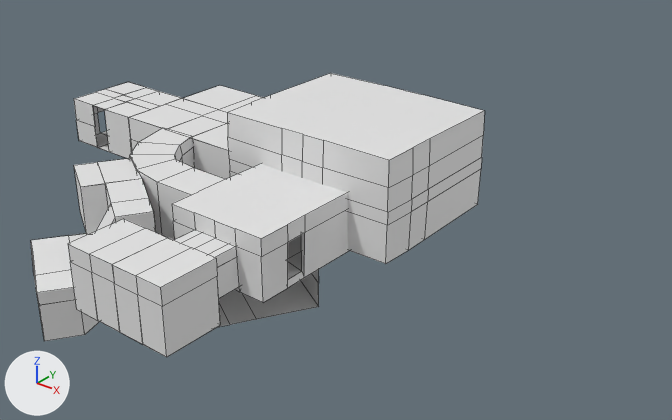
What one commit did to the Blender file RAW Art/dungeon.blend.
One viewpoint serves both versions: a camera (50 mm lens) standing at (39.1, -40.6, 30.6) and looking at (1.7, 6.2, 1.6). The lights are fixed; the arrows at lower left show +X, +Y and +Z. The first picture is the older version. Mesh edges are drawn as thin lines.

Before the edit, the objects in view are built like this:
```python
ob_airlock = bpy.data.objects.new('airlock', me_plane_005)
ob_airlock.location = (0.0, 0.0, 0.0)
ob_basement_stairs = bpy.data.objects.new('basement stairs', me_plane_008)
ob_basement_stairs.location = (0.0, 0.0, 0.0)
ob_dining_area = bpy.data.objects.new('dining area', me_plane_010)
ob_dining_area.location = (0.0, 0.0, 0.0)
ob_easthallway = bpy.data.objects.new('easthallway', me_plane_009)
ob_easthallway.location = (0.0, 0.0, 0.0)
ob_entrance = bpy.data.objects.new('entrance', me_plane_003)
ob_entrance.location = (0.0, 0.0, 0.0)
ob_kitchen = bpy.data.objects.new('kitchen', me_plane_011)
ob_kitchen.location = (-12.79, 0.0, 0.0)
ob_laboratory = bpy.data.objects.new('laboratory', me_plane_012)
ob_laboratory.location = (5.71, -7.88, -4.86)
ob_mess_hall = bpy.data.objects.new('mess hall', me_plane_007)
ob_mess_hall.location = (0.0, 0.0, 0.0)
# also in view: 'delivery truck' at (0.0, -10.0, 2.3)
```
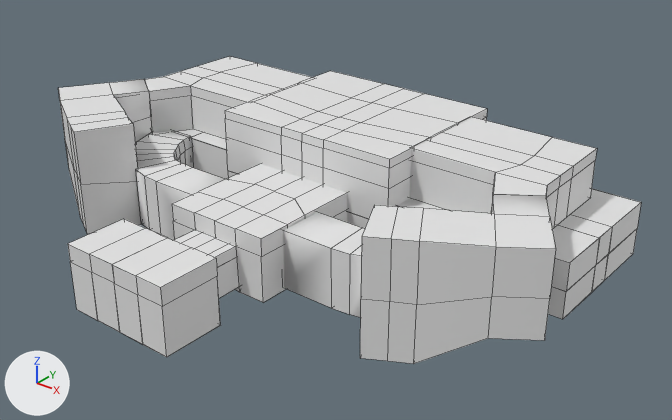
Boxes [x1, y1, x2, y2] around the edits, measured in the pictures (672 x 420 px; the box of a moved part takes in the faces that stretch with it):
'staircase', added: after [58, 79, 555, 364]
'mess hall', reshaped, modifiers changed: before [227, 73, 484, 264]; after [225, 71, 487, 228]
'toprooms', added: after [145, 56, 597, 229]
'entrance', reshaped: before [172, 164, 349, 302]; after [172, 164, 347, 302]
'dining area', modifiers changed: before [128, 85, 264, 179]; after [151, 129, 641, 319]
'easthallway', reshaped, modifiers changed: before [130, 128, 226, 240]; after [135, 131, 365, 318]
'basement stairs', deleted: before [31, 158, 156, 341]
'kitchen', deleted: before [74, 82, 182, 159]
'laboratory', deleted: before [218, 270, 319, 327]
part 1 of me_plane_003, reshaped: before [172, 164, 348, 239]; after [172, 164, 347, 239]
part 2 of me_plane_007, moved or reshaped: before [227, 73, 484, 264]; after [225, 71, 487, 219]
part 3 of me_plane_009, moved or reshaped: before [130, 128, 226, 240]; after [135, 131, 365, 318]

The change, as a list of edits to the scene's bpy script:
```text
Change me_plane_003:
    remove me_plane_003.from_pydata(...)  # 51 vertices, 37 faces; spans x -3.67..3.67, y -3.67..4.89, z 0.0..3.92
    add me_plane_003.from_pydata(...)  # 57 vertices, 48 faces; spans x -3.67..3.67, y -3.67..4.89, z 0.0..3.92
    me_plane_003 part 1
    1 face is deleted
    6 vertices are added at (0.0, -1.43, 3.92), (-1.83, -1.43, 3.92), (1.83, -1.43, 3.92), (0.0, 1.66, 3.92), (-1.83, 1.66, 3.92), (1.83, 1.66, 3.92)
    12 new faces join them
Change me_plane_007:
    remove me_plane_007.from_pydata(...)  # 95 vertices, 76 faces; spans x -7.05..7.05, y 4.91..16.53, z -0.04..7.24
    add me_plane_007.from_pydata(...)  # 78 vertices, 58 faces; spans x -7.05..0.0, y 4.91..16.53, z -0.04..7.24
    me_plane_007 part 2
    41 vertices are removed from x -7.05..7.05, y 4.91..16.53, z -0.04..7.24
    56 faces are deleted
    6 vertices in x -7.05..-1.89, y 4.91..16.53, z 3.74 move by (0.0, 0.0, -0.91)
    1 vertex moves from x 1.83, y 4.91, z 7.24 to x 0.0, y 6.73, z 7.24
    11 vertices are added at x -7.05..0.0, y 4.91..16.53, z 2.83..7.24
    7 new vertices lie (0.0, 0.0, -0.3) away from vertices in x -7.05..0.0, y 4.91..16.53, z 7.24
    6 new vertices lie (0.0, -3.57, 0.0) away from vertices in x -7.05..0.0, y 16.53, z 0.0..7.24
    38 new faces join them
Change me_plane_009:
    remove me_plane_009.from_pydata(...)  # 30 vertices, 24 faces; spans x -15.29..-3.66, y -1.7..5.58, z 0.0..3.79
    add me_plane_009.from_pydata(...)  # 50 vertices, 43 faces; spans x -15.4..-3.77, y -1.7..5.58, z 0.0..3.79
    me_plane_009 part 3: 30 vertices removed from x -15.29..-3.66, y -1.7..5.58, z 0.0..3.79; 50 vertices added at x -15.4..-3.77, y -1.7..5.58, z 0.0..3.79
    me_plane_009 part 4: the surface is now shaded smooth
Change ob_mess_hall:
    where _m = ob_mess_hall.modifiers.new('Solidify', 'SOLIDIFY')
    add _m.use_even_offset = True
    add _m = ob_mess_hall.modifiers.new('Mirror', 'MIRROR')
Remove ob_basement_stairs:
    ob_basement_stairs = bpy.data.objects.new('basement stairs', me_plane_008)
Change ob_easthallway:
    add _m = ob_easthallway.modifiers.new('Mirror', 'MIRROR')
    add _m.mirror_object = ob_entrance
Change ob_dining_area:
    add _m = ob_dining_area.modifiers.new('Mirror', 'MIRROR')
Remove ob_kitchen:
    ob_kitchen = bpy.data.objects.new('kitchen', me_plane_011)
Remove ob_laboratory:
    ob_laboratory = bpy.data.objects.new('laboratory', me_plane_012)
Add ob_toprooms:
    ob_toprooms = bpy.data.objects.new('toprooms', me_plane_002)  # 40 vertices, 36 faces; spans x -17.73..-7.18, y 4.18..14.77, z 4.09..7.68; modifiers SOLIDIFY, MIRROR
    ob_toprooms.location = (0.0, 0.0, -0.18)
Add ob_staircase:
    ob_staircase = bpy.data.objects.new('staircase', me_plane_001)  # 36 vertices, 30 faces; spans x -21.2..-10.55, y -4.95..5.95, z -0.2..7.71; modifiers SOLIDIFY, MIRROR
    ob_staircase.location = (0.0, 0.0, -0.18)
```
